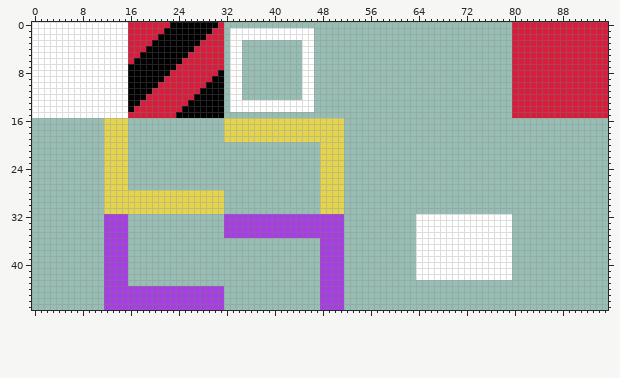
One commit to this sprite sheet: assets/images/tileset.png. Above, as it was before the edit.
The file is 96x48 pixels.
And afterwards:
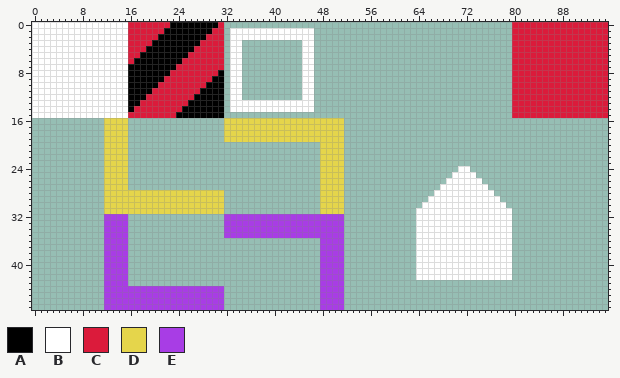
Palette (. is transparent): A #000000  B #ffffff  C #db1b3b  D #e5d54b  E #a83de5
Changes in this commit:
y 24: x 71..72 .. -> BB
y 25: x 70..73 .... -> BBBB
y 26: x 69..74 ...... -> BBBBBB
y 27: x 68..75 ........ -> BBBBBBBB
y 28: x 67..76 .......... -> BBBBBBBBBB
y 29: x 66..77 ............ -> BBBBBBBBBBBB
y 30: x 65..78 .............. -> BBBBBBBBBBBBBB
y 31: x 64..79 ................ -> BBBBBBBBBBBBBBBB
Where, in picture pixels (left, top, right, bottom), the same in both pictures:
added: (416, 166, 512, 214)
